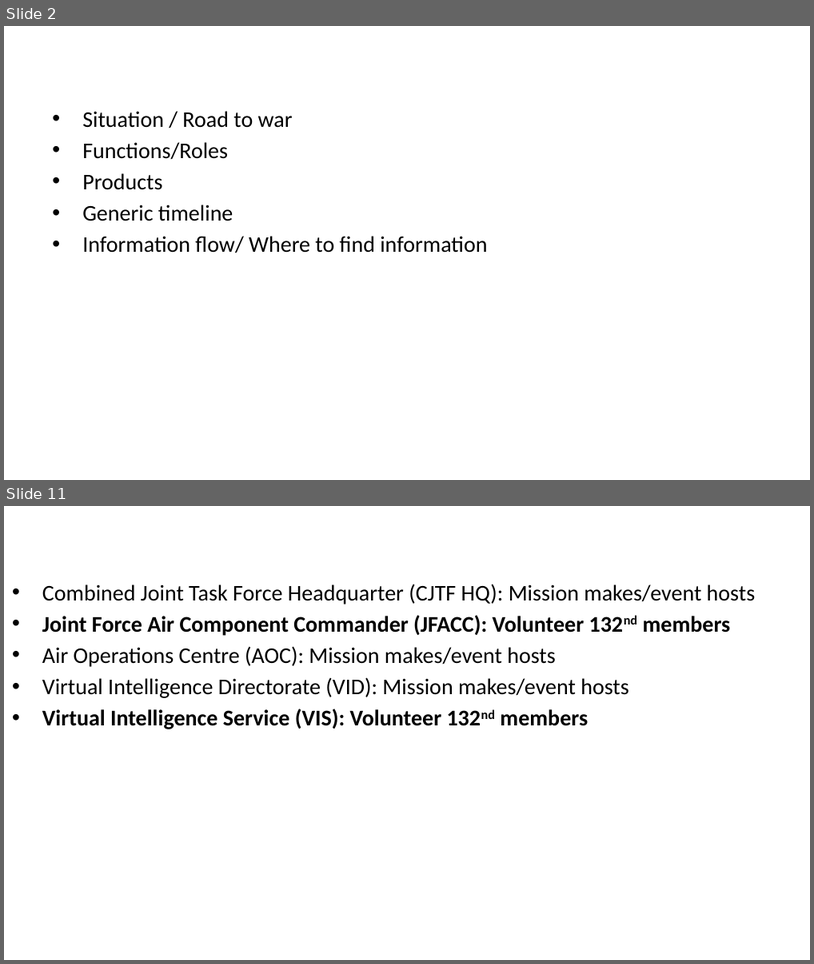
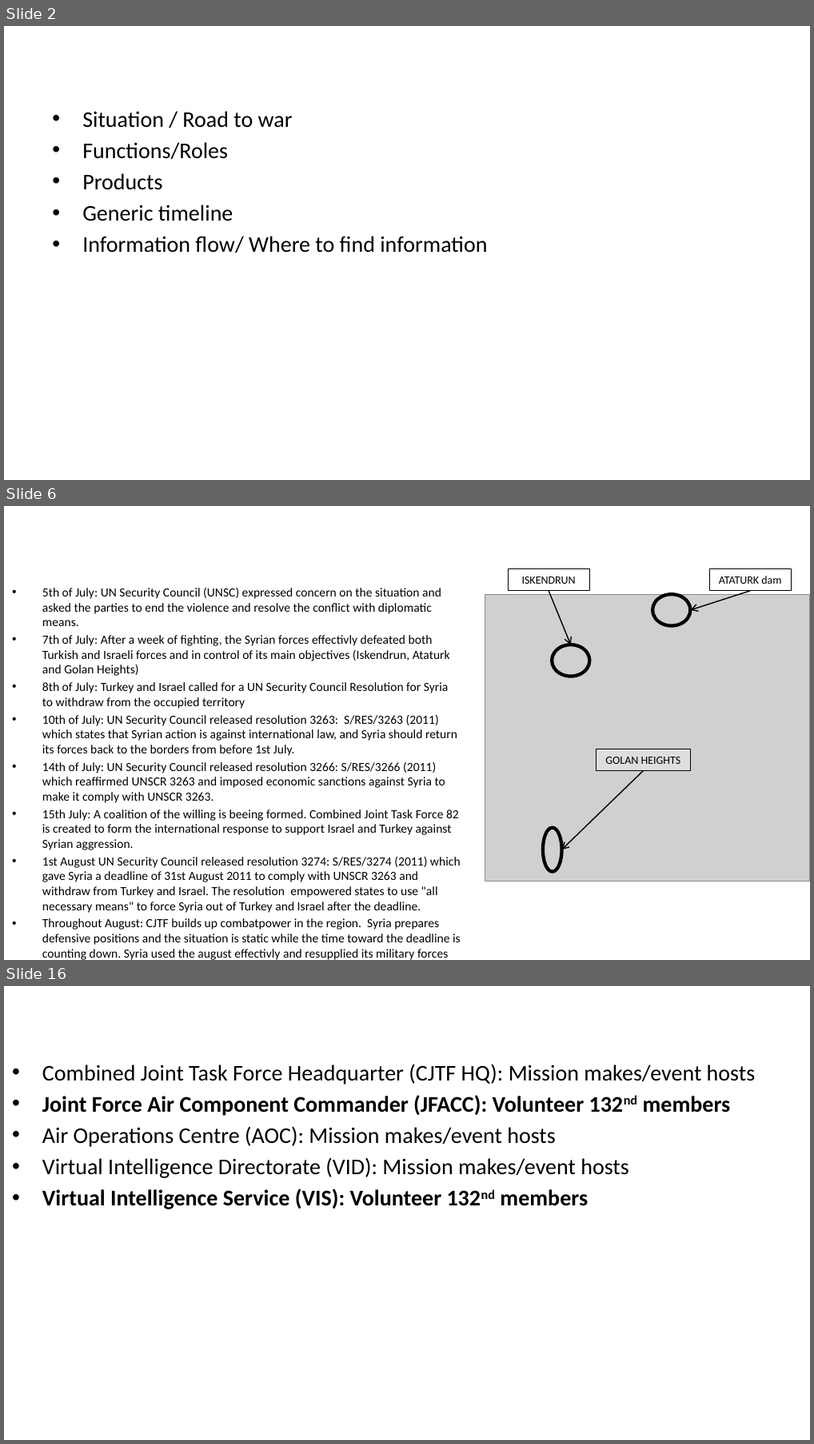
Before and after one commit to 132nd-vWing/OPAR-Brief, a slide deck: UNDER DEVELOPMENT/132nd OP ACTIVE RESOLVE Introduction Brief.pptx. Shown one above the other, each under a label of ours: slides 2 and 11 before the commit, slides 2, 6 and 16 after it; the slides between them are not shown. The pictures are 814x964 and 814x1444 pixels, drawn with LibreOffice and Linux fonts; fonts in the diff are those of the drawing; grey boxes stand for pictures; background and template pictures are left out. Boxes give left, top, right and bottom in pixels: in the first picture for what was removed or moved away, otherwise in the second. Text is boxed around its words. In the diff, an @@ line names an element or a change of style, - is before the commit and + after.

Commit message:
chg: Update to situation in Introduction brief

```diff
--- a/UNDER DEVELOPMENT/132nd OP ACTIVE RESOLVE Introduction Brief.pptx
+++ b/UNDER DEVELOPMENT/132nd OP ACTIVE RESOLVE Introduction Brief.pptx
@@ slide 6 added at (4, 506, 810, 960), background #FFFFFF @@
@@ rectangle added at (508, 569, 590, 591), fill #FFFFFF at 30% opacity, outline #000000 0.5 pt, 10 pt, text #000000 @@
+ISKENDRUN
@@ rectangle added at (710, 569, 792, 591), fill #FFFFFF at 30% opacity, outline #000000 0.5 pt, 10 pt, text #000000 @@
+ATATURK dam
@@ text added at (42, 588, 461, 957), 11.1 pt, text #000000 @@
+• 5th of July: UN Security Council (UNSC) expressed concern on the situation and asked the parties to end the violence and resolve the conflict with diplomatic means.
+• 7th of July: After a week of fighting, the Syrian forces effectivly defeated both Turkish and Israeli forces and in control of its main objectives (Iskendrun, Ataturk and Golan Heights)
+• 8th of July: Turkey and Israel called for a UN Security Council Resolution for Syria to withdraw from the occupied territory
+• 10th of July: UN Security Council released resolution 3263: S/RES/3263 (2011) which states that Syrian action is against international law, and Syria should return its forces back to the borders from before 1st July.
+• 14th of July: UN Security Council released resolution 3266: S/RES/3266 (2011) which reaffirmed UNSCR 3263 and imposed economic sanctions against Syria to make it comply with UNSCR 3263.
+• 15th July: A coalition of the willing is beeing formed. Combined Joint Task Force 82 is created to form the international response to support Israel and Turkey against Syrian aggression.
+• 1st August UN Security Council released resolution 3274: S/RES/3274 (2011) which gave Syria a deadline of 31st August 2011 to comply with UNSCR 3263 and withdraw from Turkey and Israel. The resolution empowered states to use "all necessary means" to force Syria out of Turkey and Israel after the deadline.
+• Throughout August: CJTF builds up combatpower in the region. Syria prepares defensive positions and the situation is static while the time toward the deadline is counting down. Syria used the august effectivly and resupplied its military forces so their forces are fully equipped and combat ready.
@@ title added at (375, 588, 420, 596), 28 pt, text #FFFFFF, bold @@
+SITUATION & TIMELINE
@@ picture added at (486, 594, 810, 881) @@
@@ arrow added from (549, 591) to (571, 644), #000000 1 pt @@
@@ ellipse added at (653, 594, 691, 625), outline #000000 3 pt @@
@@ arrow added from (750, 591) to (691, 610), #000000 1 pt @@
@@ ellipse added at (552, 644, 590, 676), outline #000000 3 pt @@
@@ rectangle added at (596, 748, 690, 771), fill #FFFFFF at 30% opacity, outline #000000 0.5 pt, 10 pt, text #000000 @@
+GOLAN HEIGHTS
@@ arrow added from (643, 771) to (562, 849), #000000 1 pt @@
@@ ellipse added at (543, 827, 562, 872), outline #000000 3 pt @@
@@ what was slide 11 is now slide 16 @@
```
Also in this commit, not shown: 8 slides changed, 4 other slides added, 1 other file.
